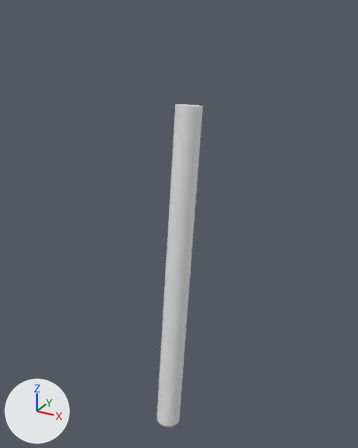
The OBJ model metro/3d_models/electric_scooter/stem.obj: old version first, new version second.
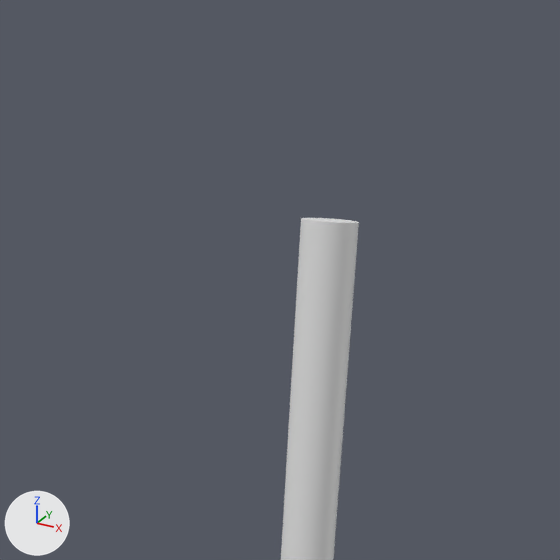
Each version is shown whole from a camera (50 mm lens) standing at (0.593, -1.478, 1.328) and looking at (-0.013, -0.376, 0.777), then close up on the part from 9% to 84% of the width and 0% to 60% of the height. Arrows for +X, +Y and +Z are at lower left; the lights stay in place. The older version's two pictures come first. Where no turn or scale is listed for an object, it has been applied to the vertices.

The first close-up shows 'ScooterStem_Cylinder.002'.
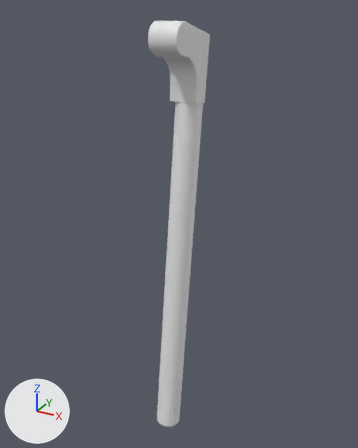
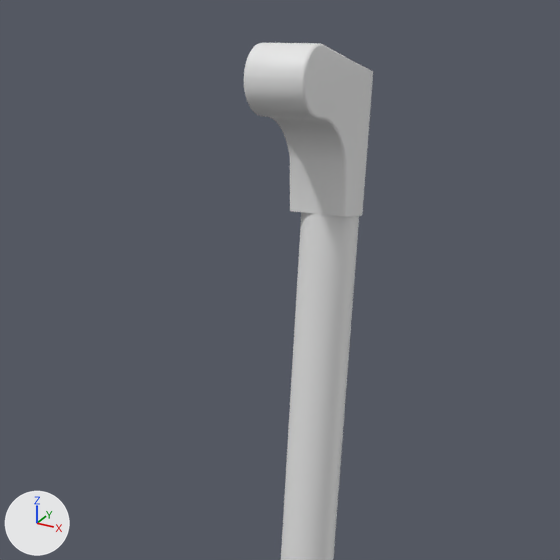
Commit message: metro: e-scooter model updates

The change, as JSON lines over the scene's bpy script:
```json
{"block": "me_scooterstem_cylinder_002", "where": "# used by ob_scooterstem_cylinder_002; location = (0.0, 0.0, 0.0)"}
{"op": "remove", "block": "me_scooterstem_cylinder_002", "code": "me_scooterstem_cylinder_002.from_pydata(...)  # 48 vertices, 92 faces; spans x -0.035..0.035, y -0.505..-0.311, z 0.145..1.102"}
{"op": "add", "block": "me_scooterstem_cylinder_002", "code": "me_scooterstem_cylinder_002.from_pydata(...)  # 342 vertices, 676 faces; spans x -0.038..0.038, y -0.505..-0.288, z 0.145..1.298"}
{"block": "me_scooterstem_cylinder_002", "change": "me_scooterstem_cylinder_002 part 1: a new loose piece of 294 vertices spanning x -0.038..0.038, y -0.477..-0.288, z 1.101..1.298"}
{"block": "me_scooterstem_cylinder_002", "change": "me_scooterstem_cylinder_002 part 2"}
{"block": "me_scooterstem_cylinder_002", "change": "30 faces are deleted"}
{"block": "me_scooterstem_cylinder_002", "change": "12 vertices in x -0.033..0.033, y -0.379..-0.314, z 1.093..1.101 move by (0.0, 0.006, 0.043)"}
{"block": "me_scooterstem_cylinder_002", "change": "4 vertices in x -0.035..0.035, y -0.381..-0.311, z 1.092..1.102 move by (0.0, 0.005, 0.043)"}
{"block": "me_scooterstem_cylinder_002", "change": "30 new faces join them"}
```

Boxes (x1, y1, x2, y2) around the edits, measured in the close-ups (560 x 560 px; the box of a moved part takes in the faces that stretch with it):
```json
{"object": "ScooterStem_Cylinder.002", "change": "reshaped", "before": [281, 218, 359, 560], "after": [244, 43, 373, 560]}
{"part": 1, "of": "me_scooterstem_cylinder_002", "change": "added", "after": [244, 43, 373, 216]}
{"part": 2, "of": "me_scooterstem_cylinder_002", "change": "moved or reshaped", "before": [281, 218, 359, 560], "after": [281, 212, 359, 560]}
```
